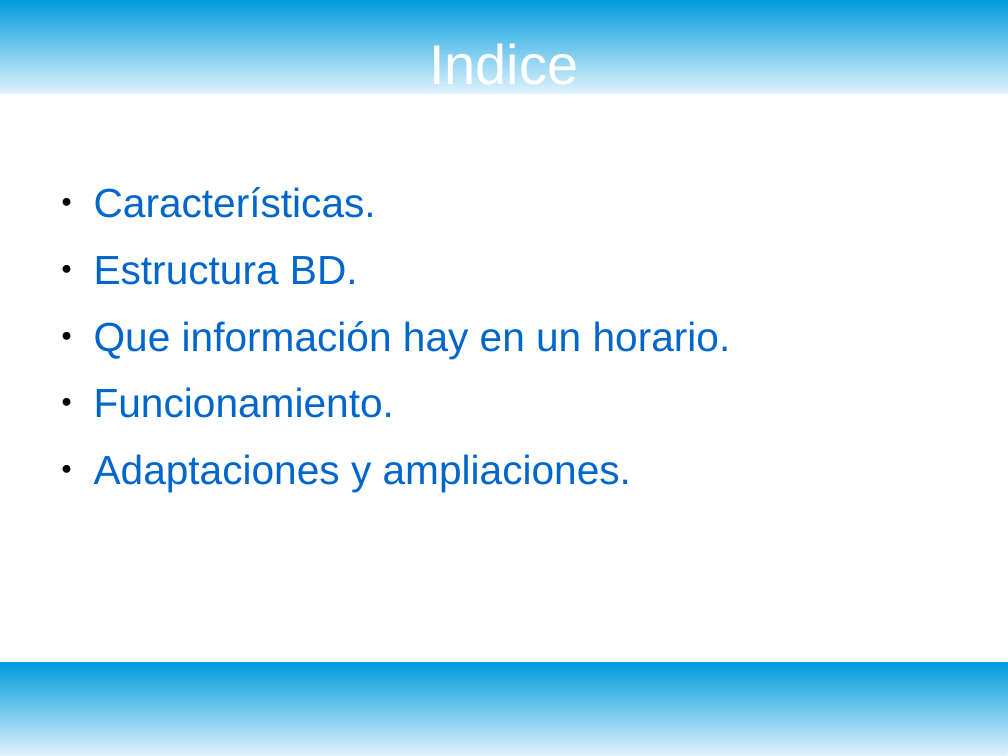
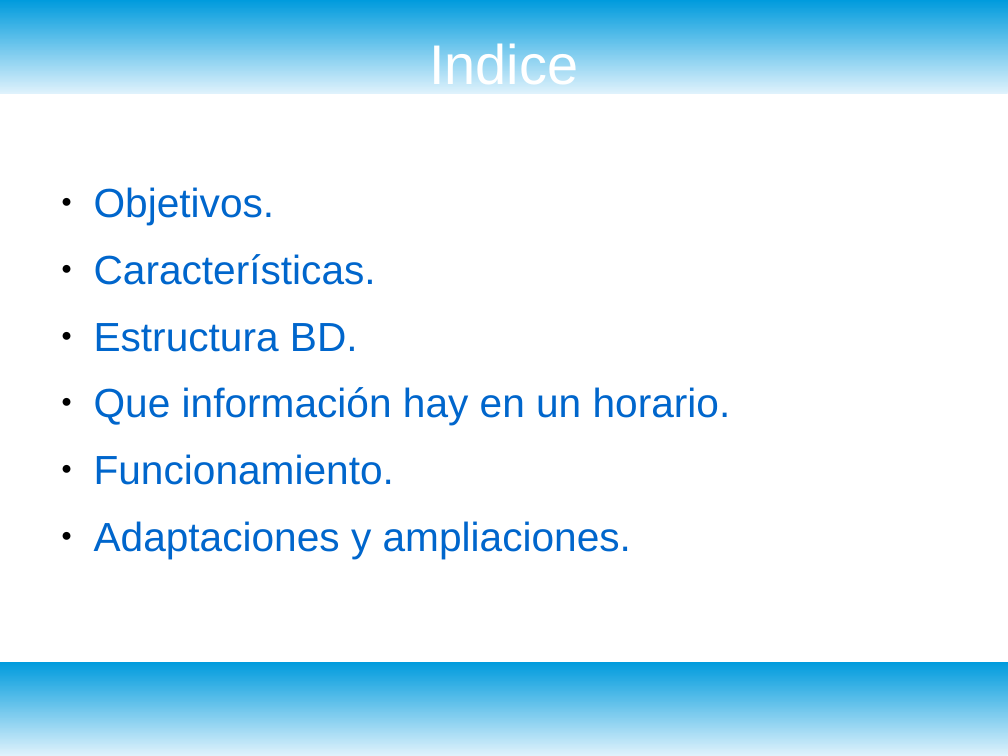
Before and after one commit to AdrianRubioT/ProyectoDAM_Easy_Timetable, a slide deck: slide 2 of Entrega/Presentacion/Presentacion.odp. Drawn at 1008x756 pixels with LibreOffice and Linux fonts; fonts in the diff are those of the drawing. Boxes give left, top, right and bottom in pixels: in the first picture for what was removed or moved away, otherwise in the second. Text is boxed around its words. In the diff, an @@ line names an element or a change of style, - is before the commit and + after.

Commit message:
aniadido diapositiva objetivos y empliado funcionamiento con codigo

```diff
--- a/Entrega/Presentacion/Presentacion.odp
+++ b/Entrega/Presentacion/Presentacion.odp
@@ text at [94, 187, 275, 225]: paragraph added @@
+● Objetivos.
```
Also in this commit, not shown: 1 other slide changed, 3 slides added.
